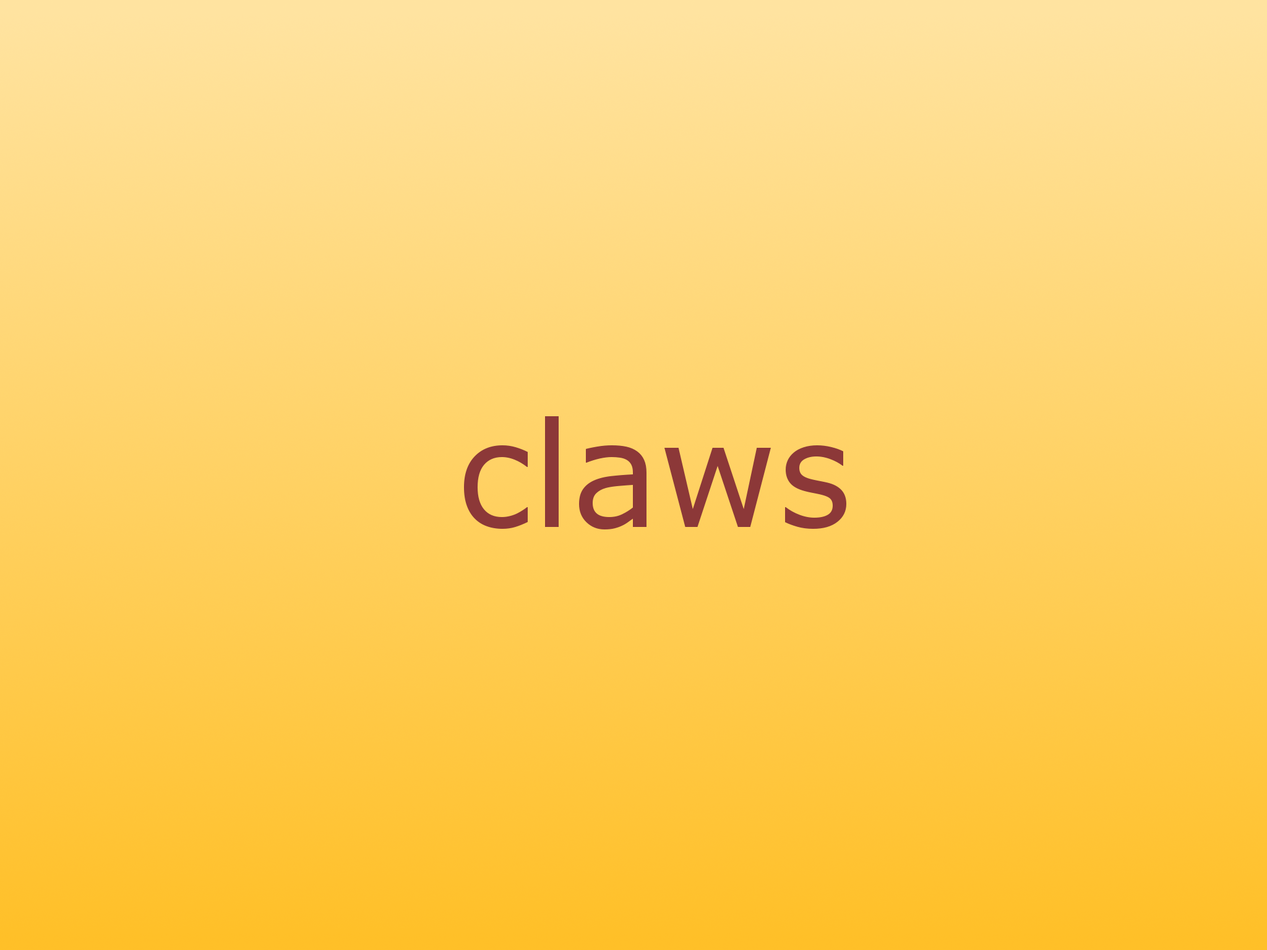
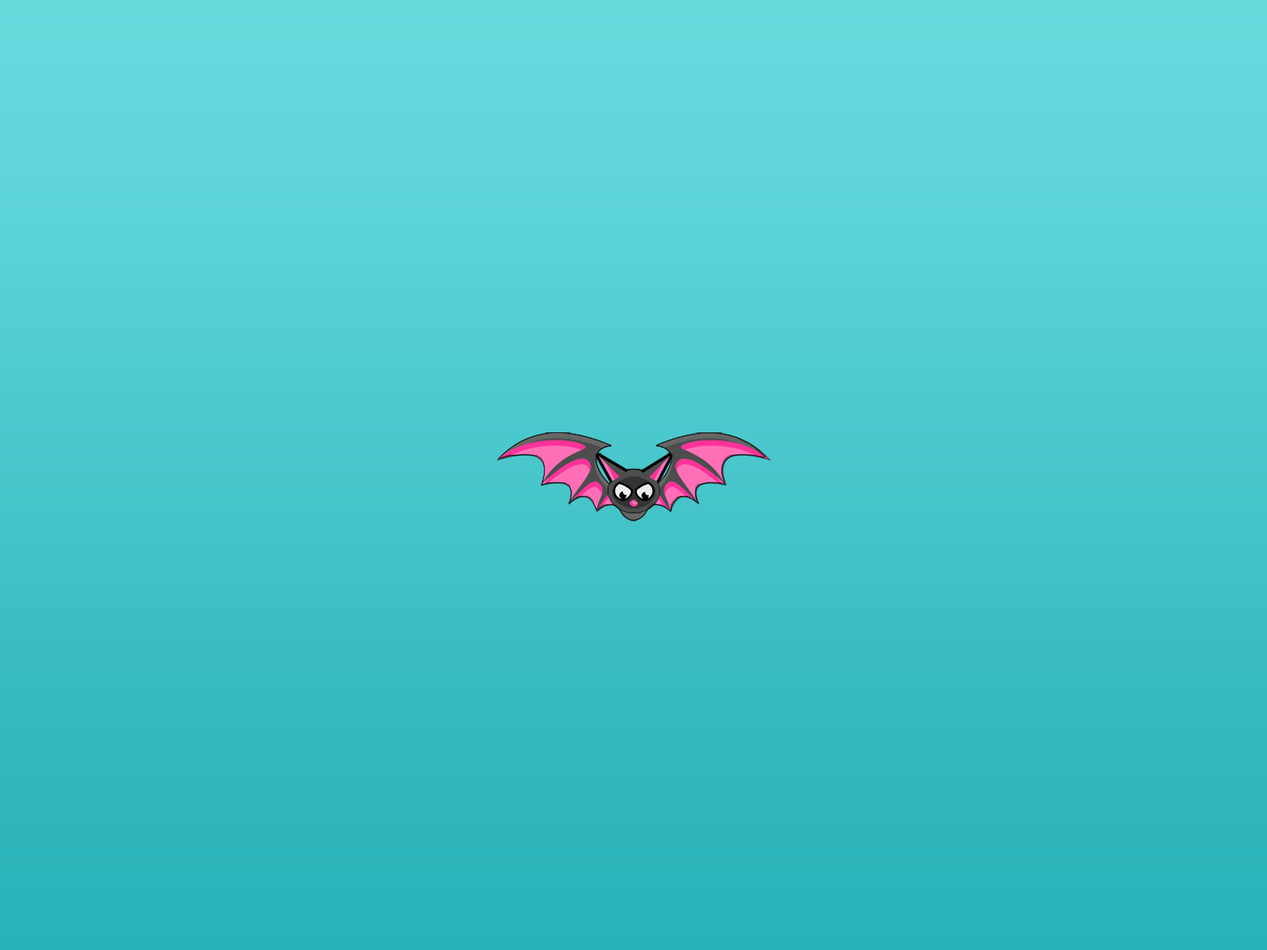
Two versions of the same layered image (1267 x 950). Layer-by-layer changes:
removed layer "claws" over [463, 416, 847, 530]
renamed "launchretinaipad.png" to "launch2048x1536.png", painted on it over [0, 0, 1267, 950]
